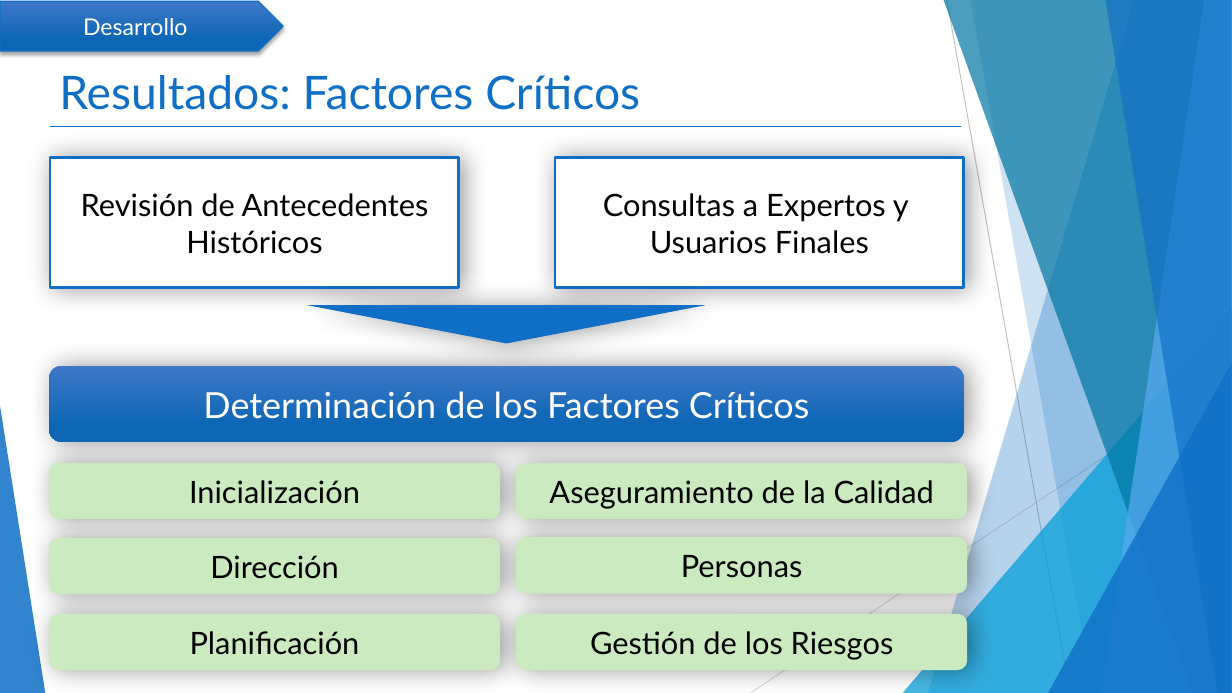
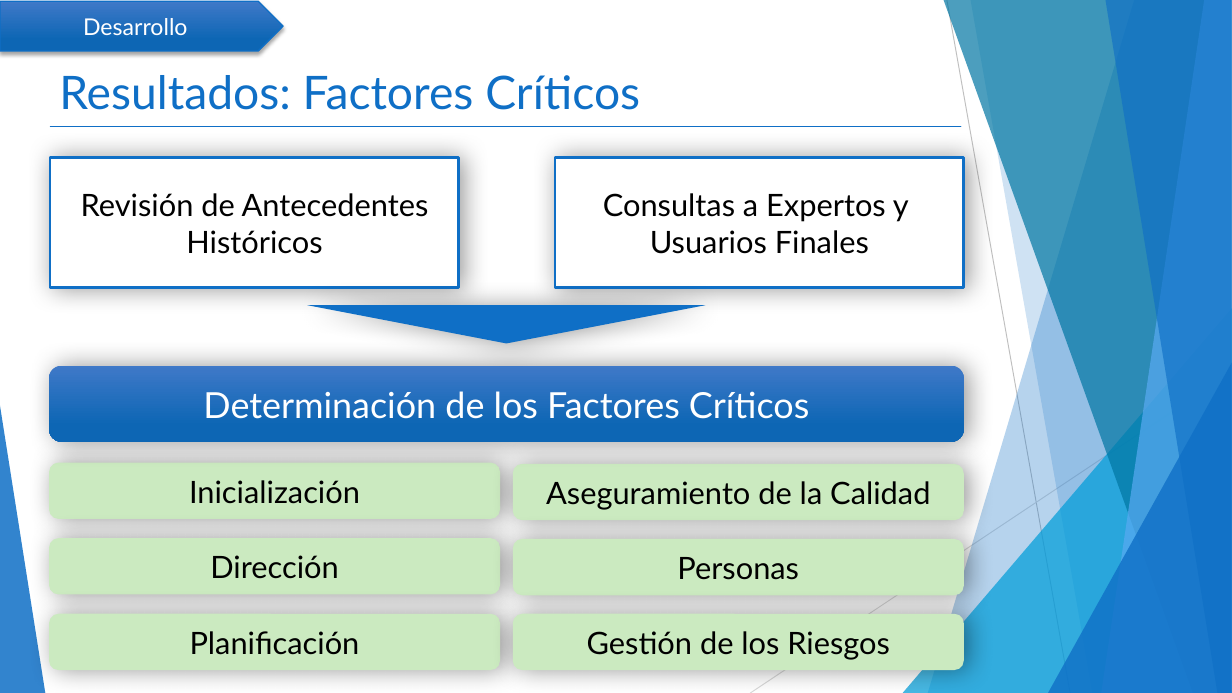
Before and after one commit to mcamara75/tituloUnap, a slide deck: slide 11 of 2018/TT IQQ 2018 Camara y Garay.pptx. Drawn at 1232x693 pixels with LibreOffice and Linux fonts; fonts in the diff are those of the drawing. Boxes give left, top, right and bottom in pixels: in the first picture for what was removed or moved away, otherwise in the second. Text is boxed around its words. In the diff, an @@ line names an element or a change of style, - is before the commit and + after.

```diff
--- a/2018/TT IQQ 2018 Camara y Garay.pptx
+++ b/2018/TT IQQ 2018 Camara y Garay.pptx
@@ 3 rounded rectangles moved together from (x1=517, y1=463, x2=968, y2=670) to (x1=513, y1=464, x2=964, y2=670) @@
```
Also in this commit, not shown: 6 other slides changed.
